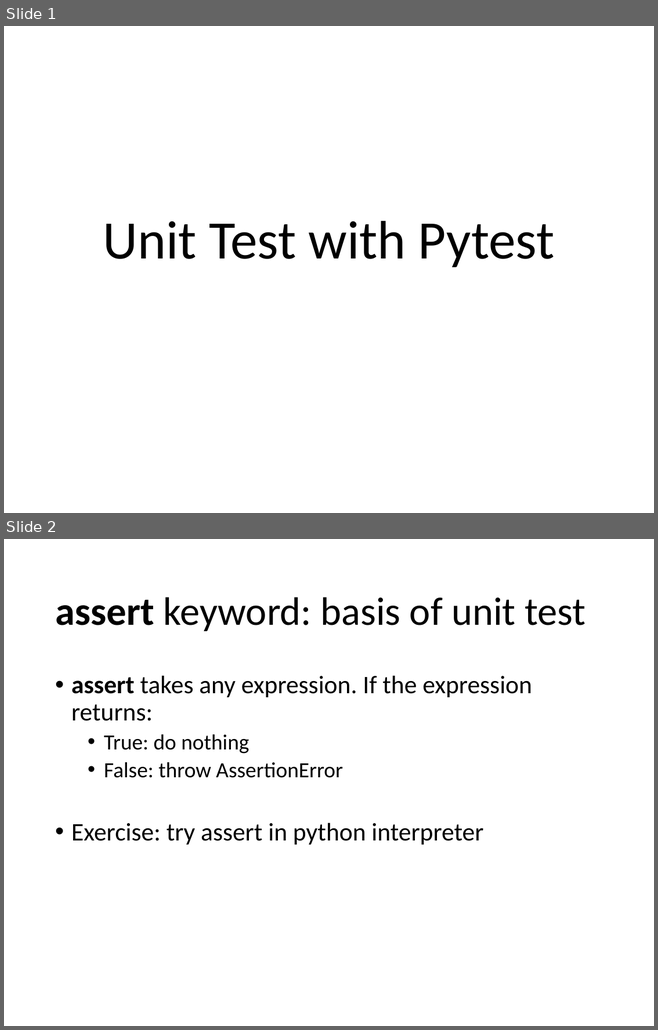
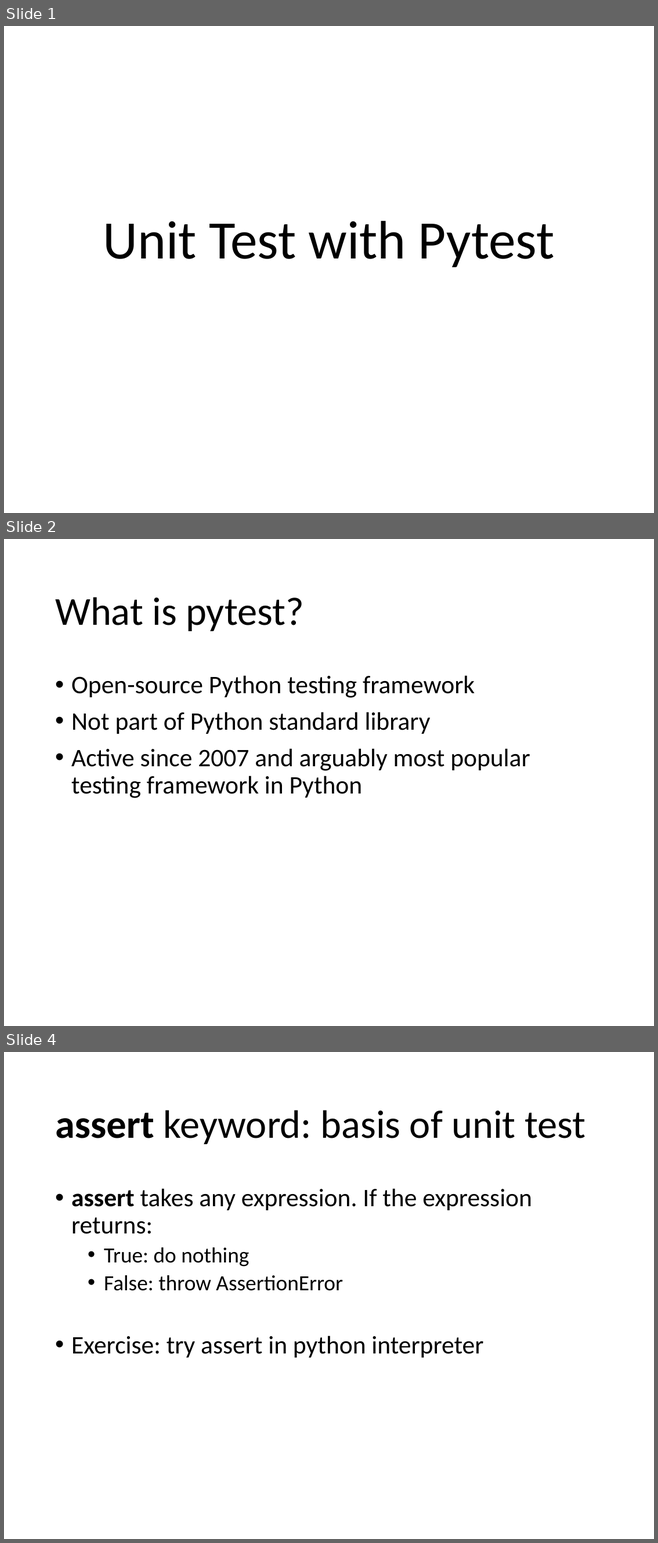
Before and after one commit to Chao-Jen/pytest_workshop, a slide deck: slides/Unit Test with Pytest.pptx. Shown one above the other, each under a label of ours: slides 1 and 2 before the commit, slides 1, 2 and 4 after it; the slides between them are not shown. The pictures are 658x1030 and 658x1543 pixels, drawn with LibreOffice and Linux fonts; fonts in the diff are those of the drawing. Boxes give left, top, right and bottom in pixels: in the first picture for what was removed or moved away, otherwise in the second. Text is boxed around its words. In the diff, an @@ line names an element or a change of style, - is before the commit and + after.

```diff
--- a/slides/Unit Test with Pytest.pptx
+++ b/slides/Unit Test with Pytest.pptx
@@ slide 2 added at (4,539,654,1026), background #FFFFFF @@
@@ title added at (55,597,304,631), 44 pt, text #000000 @@
+What is pytest?
@@ text added at (71,675,529,798), 28 pt, text #000000 @@
+• Open-source Python testing framework
+• Not part of Python standard library
+• Active since 2007 and arguably most popular testing framework in Python
@@ what was slide 2 is now slide 4 @@
```
Also in this commit, not shown: 1 slide changed, 4 other slides added.
